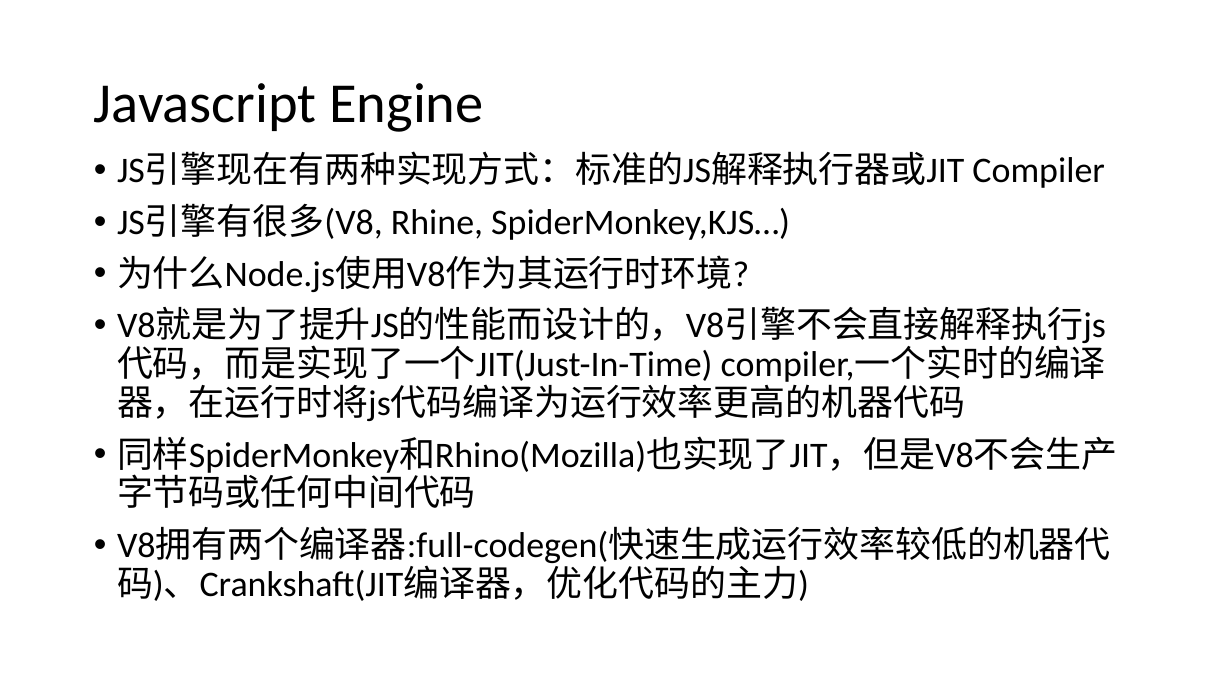
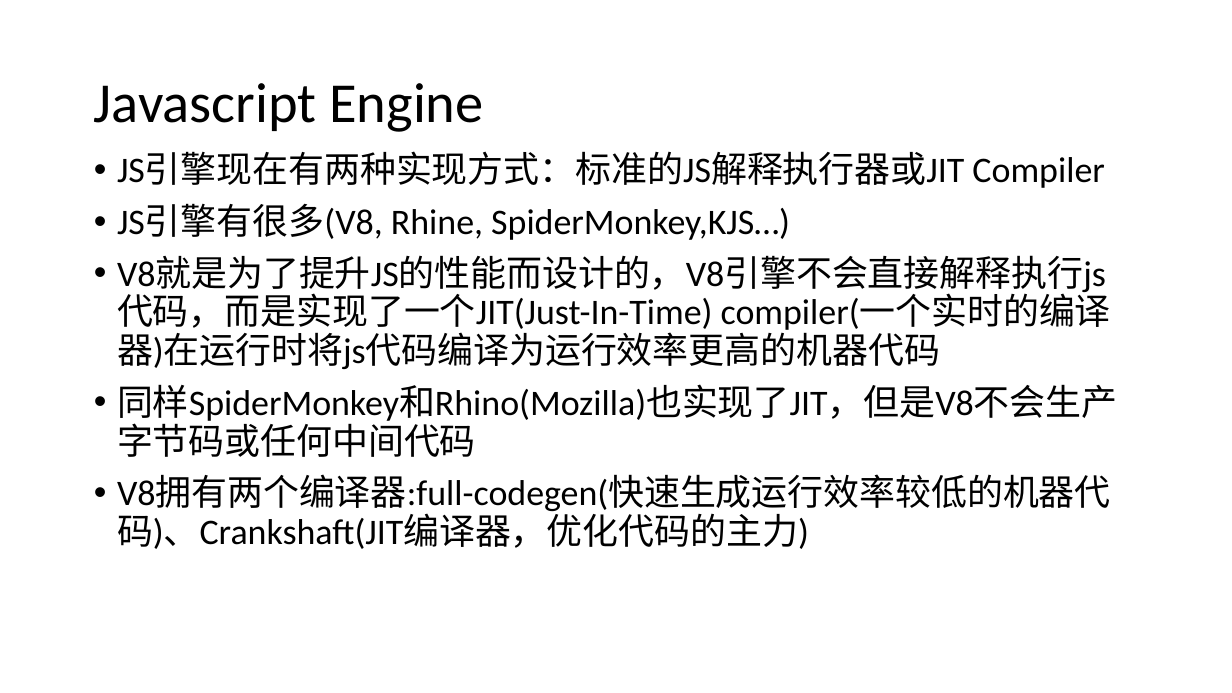
Before and after one commit to WHITE-ILMARE/Technique-Share, a slide deck: slide 9 of Deep Digging in Browser.pptx (slide 8 before the commit). Drawn at 1232x693 pixels with LibreOffice and Linux fonts; fonts in the diff are those of the drawing. Boxes give left, top, right and bottom in pixels: in the first picture for what was removed or moved away, otherwise in the second. Text is boxed around its words. In the diff, an @@ line names an element or a change of style, - is before the commit and + after.

Commit message:
last;

```diff
--- a/Deep Digging in Browser.pptx
+++ b/Deep Digging in Browser.pptx
@@ text at (117,256,1111,369): text changed @@
-• 为什么Node.js使用V8作为其运行时环境?
-• V8就是为了提升JS的性能而设计的，V8引擎不会直接解释执行js代码，而是实现了一个JIT(Just-In-Time) compiler,一个实时的编译器，在运行时将js代码编译为运行效率更高的机器代码
+• V8就是为了提升JS的性能而设计的，V8引擎不会直接解释执行js代码，而是实现了一个JIT(Just-In-Time) compiler(一个实时的编译器)在运行时将js代码编译为运行效率更高的机器代码
```
Also in this commit, not shown: 3 other slides changed, 3 slides added, 1 slide removed.
